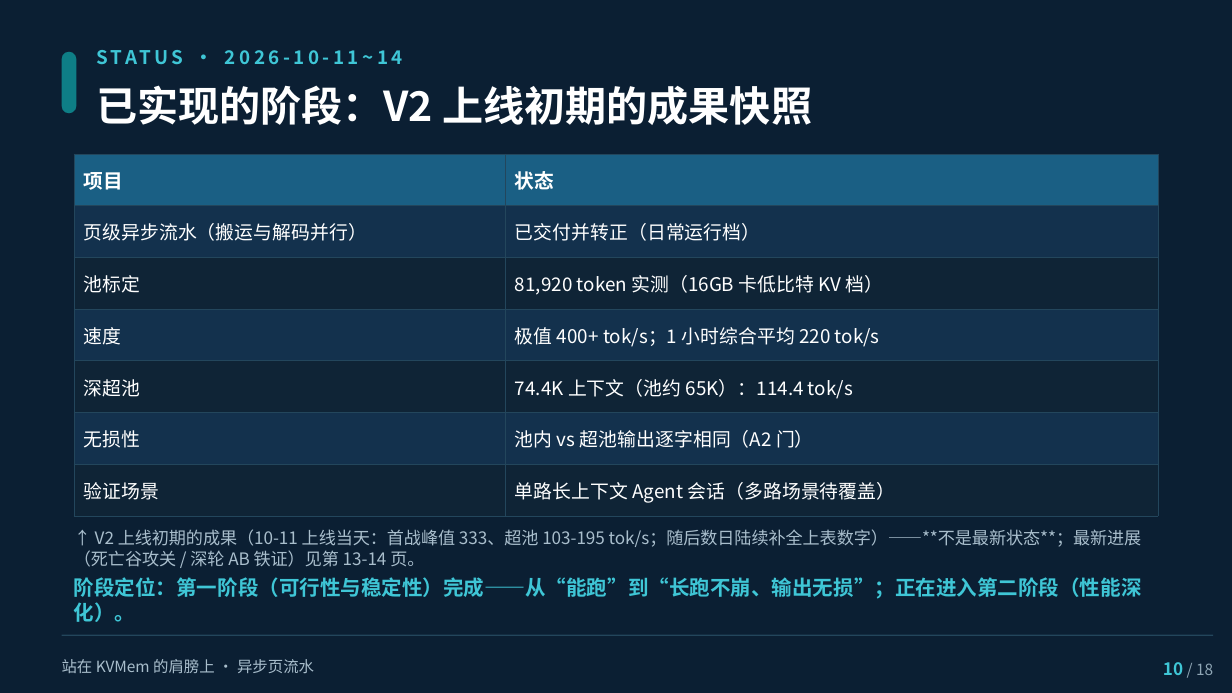
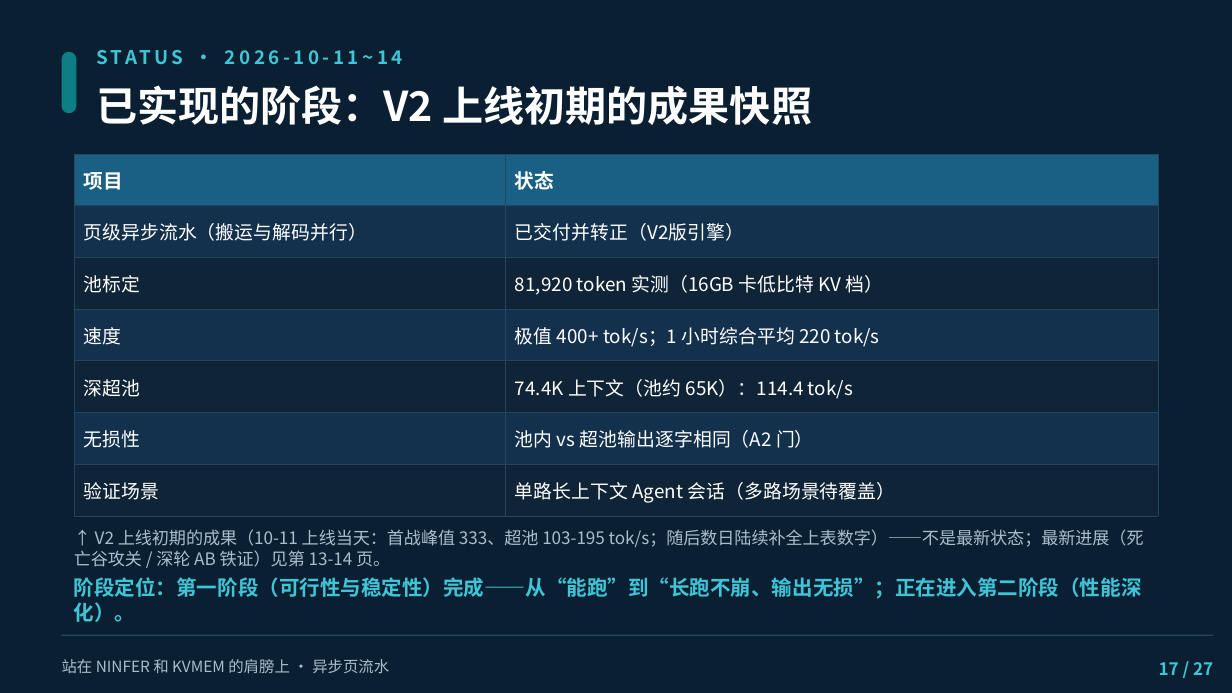
Before and after one commit to paicat1/Ninfer-KVMem-Async, a slide deck: slide 17 of docs/异步页流水-技术说明.pptx (slide 14 before the commit). Drawn at 1232x693 pixels with LibreOffice and Linux fonts; fonts in the diff are those of the drawing. Boxes give left, top, right and bottom in pixels: in the first picture for what was removed or moved away, otherwise in the second. Text is boxed around its words. In the diff, an @@ line names an element or a change of style, - is before the commit and + after.

Commit message:
docs(PPT): 微调批次⑤——①封面（站在 NINFER 和 KVMEM 肩膀上 26pt / 主标题+英文名 30pt）②新增 NINFER 引擎介绍页与沈三殊醒目页（金色 kicker）③新增算法基础页（调度大脑继承上游/步进执行器自研）+ 页放哪改物理基础 ④死亡谷拆两页（150h 嫌疑圈定 / 转机：死机-风暴-降Gen-新配方）+ 追捕改名第一阶段 ⑤诚实清单重梳（深载性能边界非谷成因/统计强度卡）⑥开源页重梳（嫌疑圈定+初步消除口径）⑦新增三层加速栈/数学基础/DEPTH 页深色统一 ⑧页码全片重编 /27

```diff
--- a/docs/异步页流水-技术说明.pptx
+++ b/docs/异步页流水-技术说明.pptx
@@ table at box(74, 154, 1158, 516) @@
-row 2, column 2: 已交付并转正（日常运行档）
+row 2, column 2: 已交付并转正（V2版引擎）
@@ text at box(74, 529, 1144, 567): text changed @@
-↑ V2 上线初期的成果（10-11 上线当天：首战峰值 333、超池 103-195 tok/s；随后数日陆续补全上表数字）——**不是最新状态**；最新进展（死亡谷攻关 / 深轮 AB 铁证）见第 13-14 页。
+↑ V2 上线初期的成果（10-11 上线当天：首战峰值 333、超池 103-195 tok/s；随后数日陆续补全上表数字）——不是最新状态；最新进展（死亡谷攻关 / 深轮 AB 铁证）见第 13-14 页。
@@ text at box(62, 659, 389, 674): text changed @@
-站在 KVMem 的肩膀上 · 异步页流水
+站在 NINFER 和 KVMEM 的肩膀上 · 异步页流水
@@ text at box(1159, 662, 1213, 675): text changed; size 9 to 10 pt; text colour #8FA6B5 to #3FC6D6; bold on @@
-10 / 18
+17 / 27
```
Also in this commit, not shown: 17 other slides changed, 5 slides added, 1 other file.
